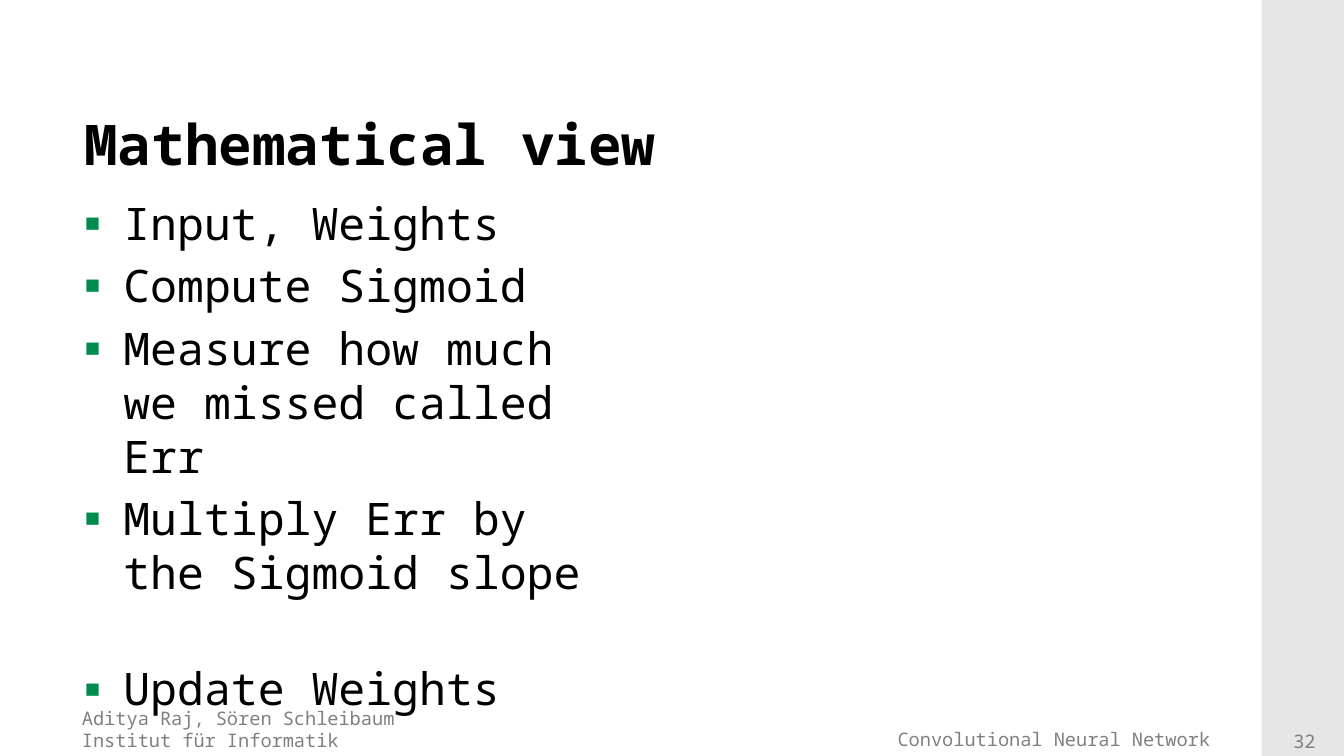
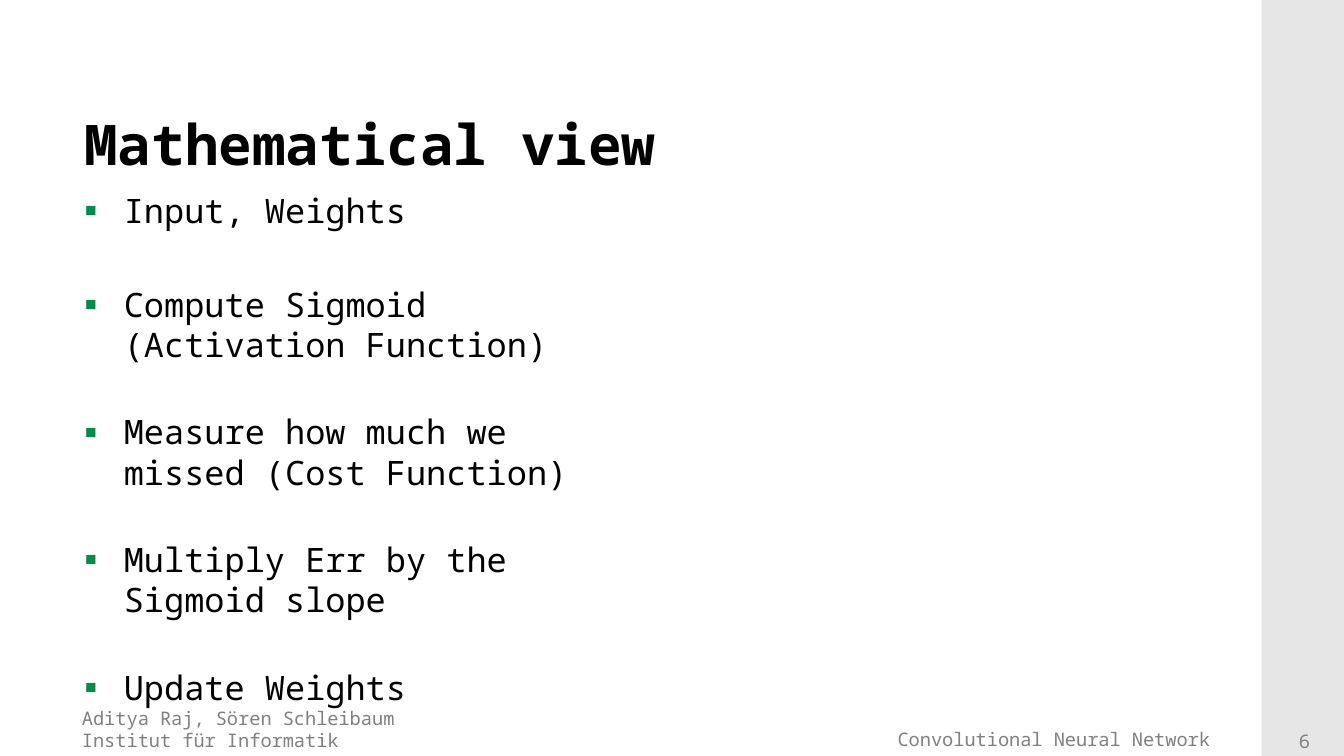
Before and after one commit to adityaraj52/ConvNet, a slide deck: slide 6 of PresentationsAndTalk/Presentation_final.pptx (slide 32 before the commit). Drawn at 1344x756 pixels with LibreOffice and Linux fonts; fonts in the diff are those of the drawing; grey boxes stand for pictures; background and template pictures are left out. Boxes give left, top, right and bottom in pixels: in the first picture for what was removed or moved away, otherwise in the second. Text is boxed around its words. In the diff, an @@ line names an element or a change of style, - is before the commit and + after.

```diff
--- a/PresentationsAndTalk/Presentation_final.pptx
+++ b/PresentationsAndTalk/Presentation_final.pptx
@@ text at [124, 197, 506, 709]: size 24 to 18 pt in "Input, Weights", "Multiply Err by the Sigmoid slope", "Update Weights"; less space between paragraphs @@
@@ text at [124, 291, 567, 491]: text changed; size 24 to 18 pt @@
-▪ Compute Sigmoid
-▪ Measure how much we missed called Err
+▪ Compute Sigmoid (Activation Function)
+▪ Measure how much we missed (Cost Function)
@@ page number at [1299, 734, 1310, 748]: text changed @@
-32
+6
```
Also in this commit, not shown: 3 other slides changed, 4 slides added, 27 slides removed, 6 other files.
